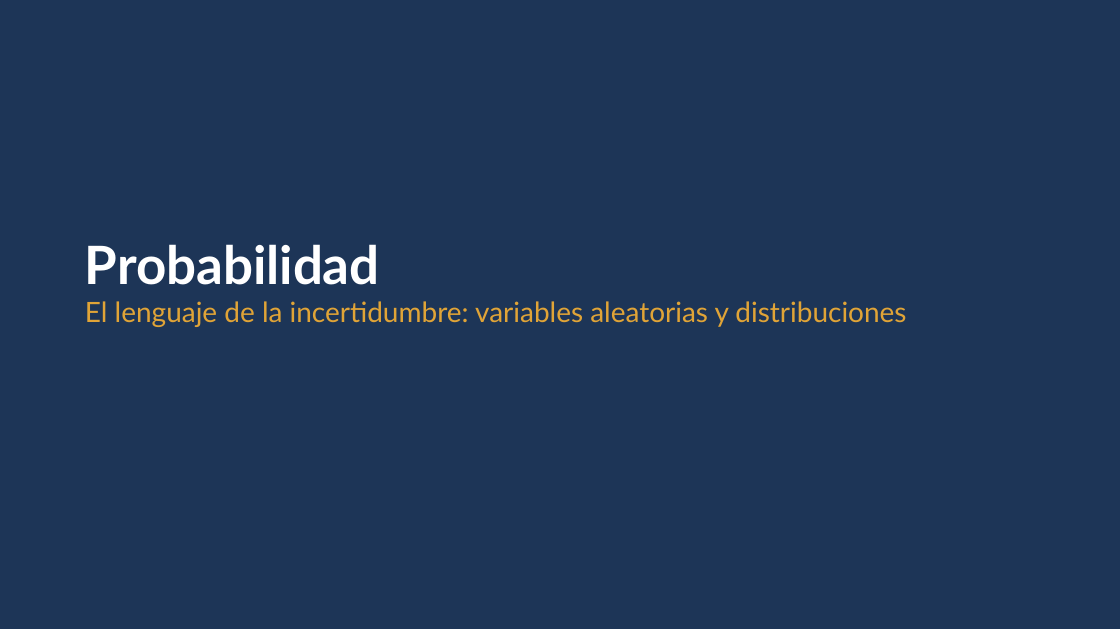
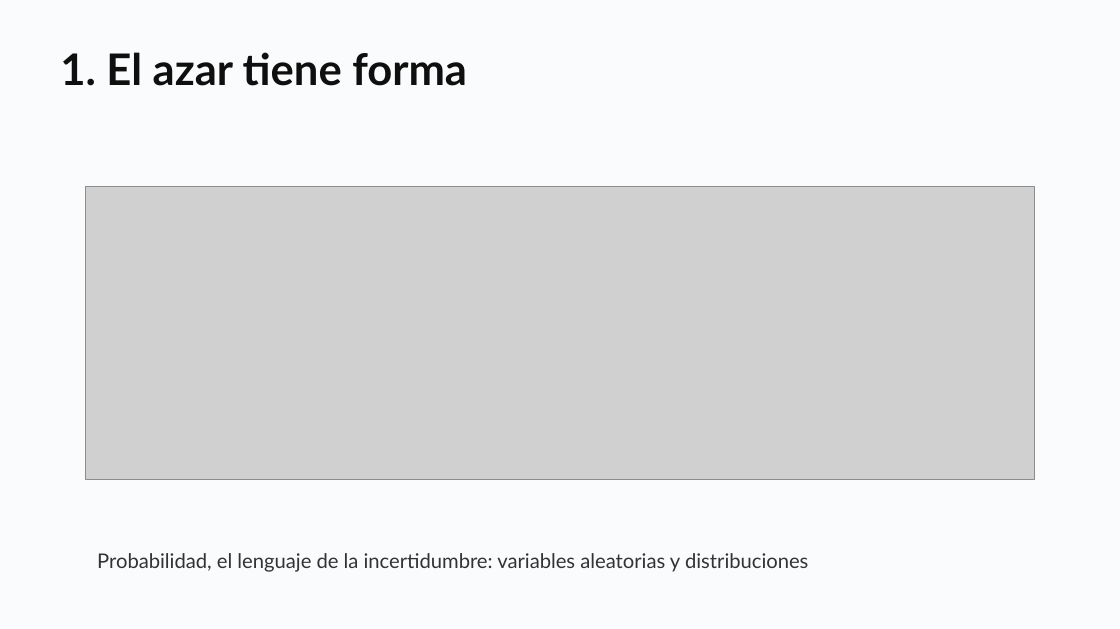
Before and after one commit to daniopitz/diplomado-cdd, a slide deck: slide 6 of presentaciones/clase05_probabilidad_inferencia.pptx (slide 7 before the commit). Drawn at 1120x629 pixels with LibreOffice and Linux fonts; fonts in the diff are those of the drawing; grey boxes stand for pictures. Boxes give left, top, right and bottom in pixels: in the first picture for what was removed or moved away, otherwise in the second. Text is boxed around its words. In the diff, an @@ line names an element or a change of style, - is before the commit and + after.

```diff
--- a/presentaciones/clase05_probabilidad_inferencia.pptx
+++ b/presentaciones/clase05_probabilidad_inferencia.pptx
@@ rectangle at [0, 0, 1120, 629]: fill #1D3557 to #FAFBFC @@
@@ text added at [60, 52, 467, 86], 28 pt, text #0F0F0F, bold @@
+1. El azar tiene forma
@@ picture added at [85, 187, 1034, 479] @@
@@ text at [97, 553, 808, 572]: text changed; size 18 to 13 pt; text colour #E0A437 to #333333 @@
-Probabilidad
-El lenguaje de la incertidumbre: variables aleatorias y distribuciones
+Probabilidad, el lenguaje de la incertidumbre: variables aleatorias y distribuciones
```
Also in this commit, not shown: 14 other slides changed, 8 slides added, 2 slides removed, 4 other files.
